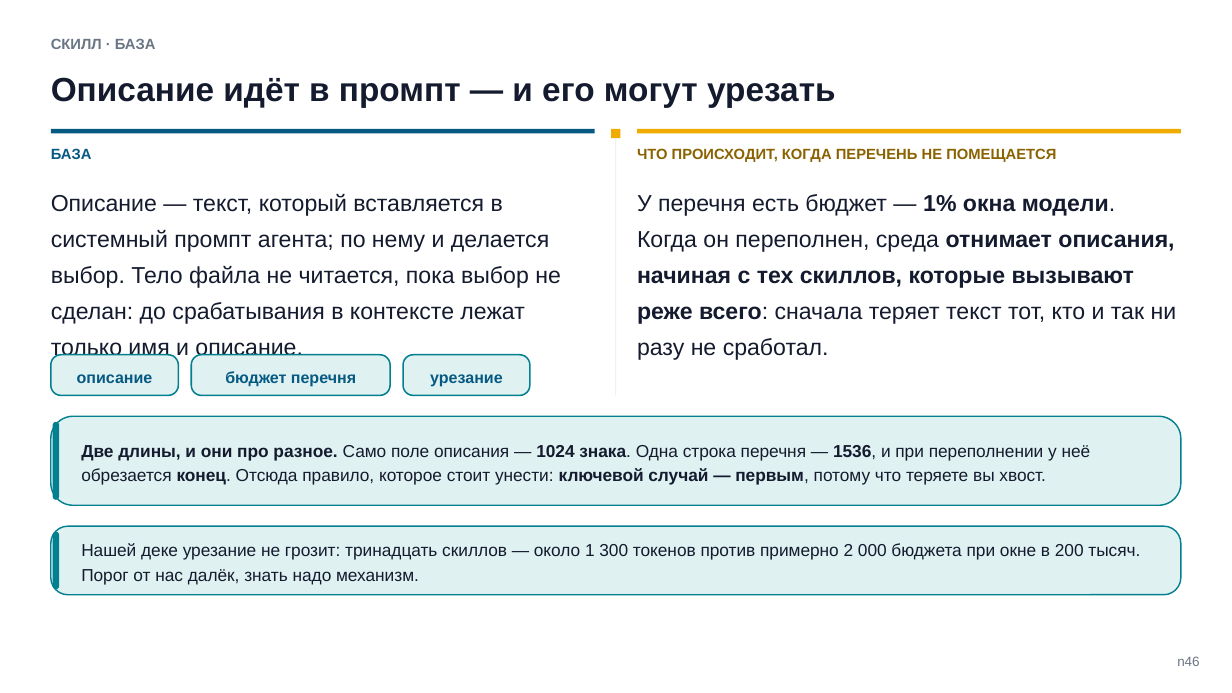
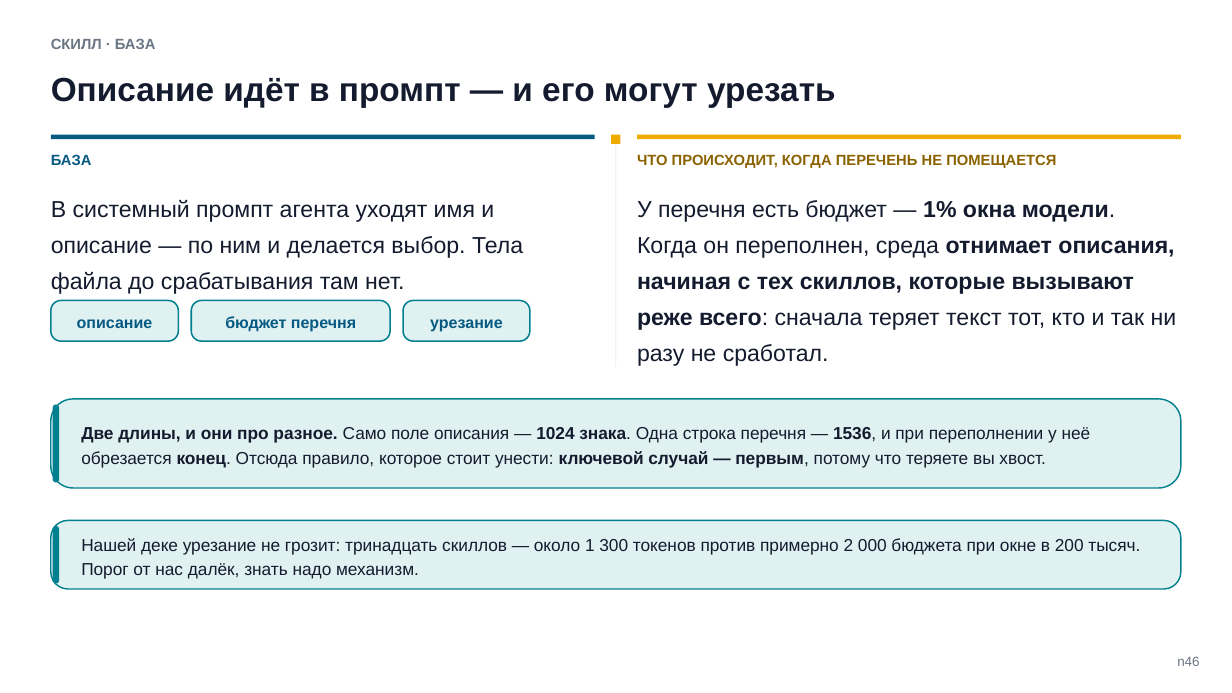
Before and after one commit to tellina-study/AI-usage-lessons, a slide deck: slide 48 of library/seminars/sem-05/rendered/sem-05.pptx. Drawn at 1232x693 pixels with LibreOffice and Linux fonts; fonts in the diff are those of the drawing. Boxes give left, top, right and bottom in pixels: in the first picture for what was removed or moved away, otherwise in the second. Text is boxed around its words. In the diff, an @@ line names an element or a change of style, - is before the commit and + after.

Commit message:
Кейс 5: название от наблюдаемой проблемы, разбор по единой форме, пределу дан воздух; найдена корневая причина переполнения на настоящем рендере #211

```diff
--- a/library/seminars/sem-05/rendered/sem-05.pptx
+++ b/library/seminars/sem-05/rendered/sem-05.pptx
@@ 3 texts, 3 rectangles: place and size @@
-3 texts, 3 rectangles at (51, 128, 1180, 360)
+3 texts, 3 rectangles at (51, 135, 1180, 366)
@@ rectangle: place and size @@
-rectangle at (616, 128, 616, 395)
+rectangle at (616, 135, 616, 367)
@@ text at (51, 200, 523, 294): text changed @@
-Описание — текст, который вставляется в системный промпт агента; по нему и делается выбор. Тело файла не читается, пока выбор не сделан: до срабатывания в контексте лежат только имя и описание.
+В системный промпт агента уходят имя и описание — по ним и делается выбор. Тела файла до срабатывания там нет.
@@ 3 texts, 3 rounded rectangles: place and size @@
-3 texts, 3 rounded rectangles at (51, 355, 530, 396)
+3 texts, 3 rounded rectangles at (51, 300, 530, 341)
@@ rounded rectangle: place and size @@
-rounded rectangle at (51, 417, 1181, 506)
+rounded rectangle at (51, 399, 1181, 488)
@@ rounded rectangle: place and size @@
-rounded rectangle at (53, 422, 59, 500)
+rounded rectangle at (53, 405, 59, 482)
@@ text "Две длины, и они про ...": place and size @@
-text "Две длины, и они про ..." at (81, 445, 1091, 485)
+text "Две длины, и они про ..." at (81, 427, 1091, 468)
@@ 2 rounded rectangles, 1 text: place and size @@
-2 rounded rectangles, 1 text at (51, 526, 1181, 594)
+2 rounded rectangles, 1 text at (51, 520, 1181, 589)
```
Also in this commit, not shown: 5 other slides changed, 15 other files.
